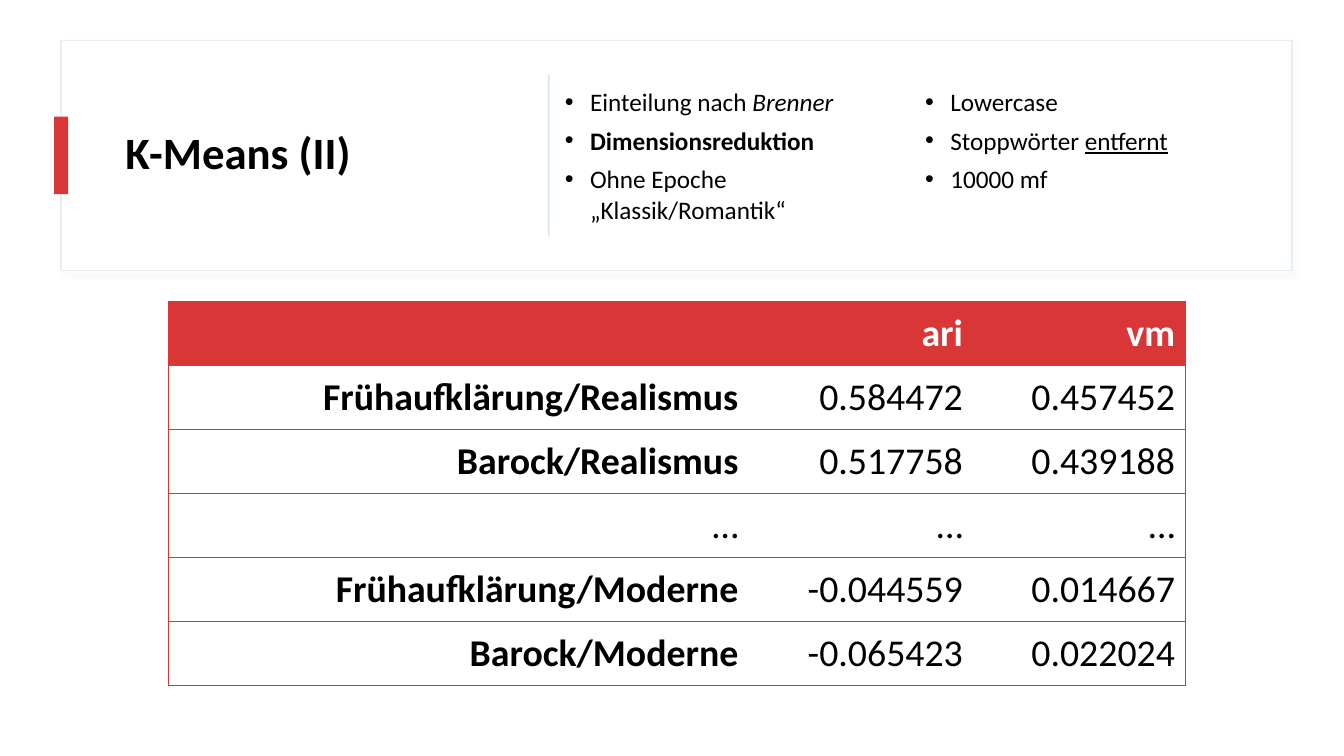
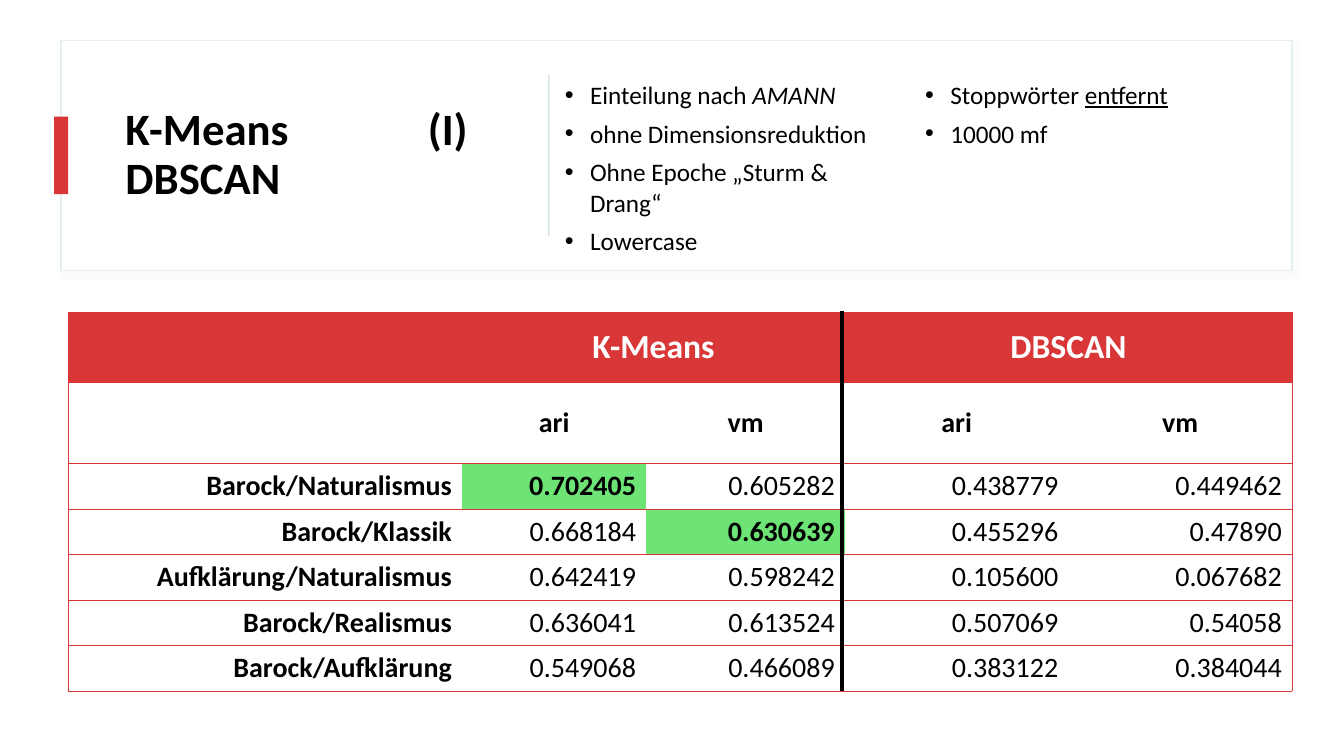
Before and after one commit to realjanpaulus/clusterpoems, a slide deck: slide 26 of presentation/clustering_presentation.pptx (slide 22 before the commit). Drawn at 1344x756 pixels with LibreOffice and Linux fonts; fonts in the diff are those of the drawing. Boxes give left, top, right and bottom in pixels: in the first picture for what was removed or moved away, otherwise in the second. Text is boxed around its words. In the diff, an @@ line names an element or a change of style, - is before the commit and + after.

Commit message:
feat: amann experiments

```diff
--- a/presentation/clustering_presentation.pptx
+++ b/presentation/clustering_presentation.pptx
@@ text at [590,86,866,217]: text changed @@
-• Einteilung nach Brenner
-• Dimensionsreduktion
-• Ohne Epoche „Klassik/Romantik“
+• Einteilung nach AMANN
+• ohne Dimensionsreduktion
+• Ohne Epoche „Sturm & Drang“
@@ title at [125,112,468,152]: text changed @@
-K-Means (II)
+K-Means (I)
+DBSCAN
@@ table at [69,313,1294,692] @@
- | ari | vm
-Frühaufklärung/Realismus | 0.584472 | 0.457452
-Barock/Realismus | 0.517758 | 0.439188
-… | … | …
-Frühaufklärung/Moderne | -0.044559 | 0.014667
-Barock/Moderne | -0.065423 | 0.022024
+ | K-Means |  | DBSCAN | 
+ | ari | vm | ari | vm
+Barock/Naturalismus | 0.702405 | 0.605282 | 0.438779 | 0.449462
+Barock/Klassik | 0.668184 | 0.630639 | 0.455296 | 0.47890
+Aufklärung/Naturalismus | 0.642419 | 0.598242 | 0.105600 | 0.067682
+Barock/Realismus | 0.636041 | 0.613524 | 0.507069 | 0.54058
+Barock/Aufklärung | 0.549068 | 0.466089 | 0.383122 | 0.384044
@@ table: place and size @@
-table at [168,301,1185,686]
+table at [69,313,1294,692]
@@ line added from (842, 311) to (842, 692), #000000 3 pt @@
```
Also in this commit, not shown: 1 other slide changed, 9 slides added, 4 slides removed, 14 other files.
